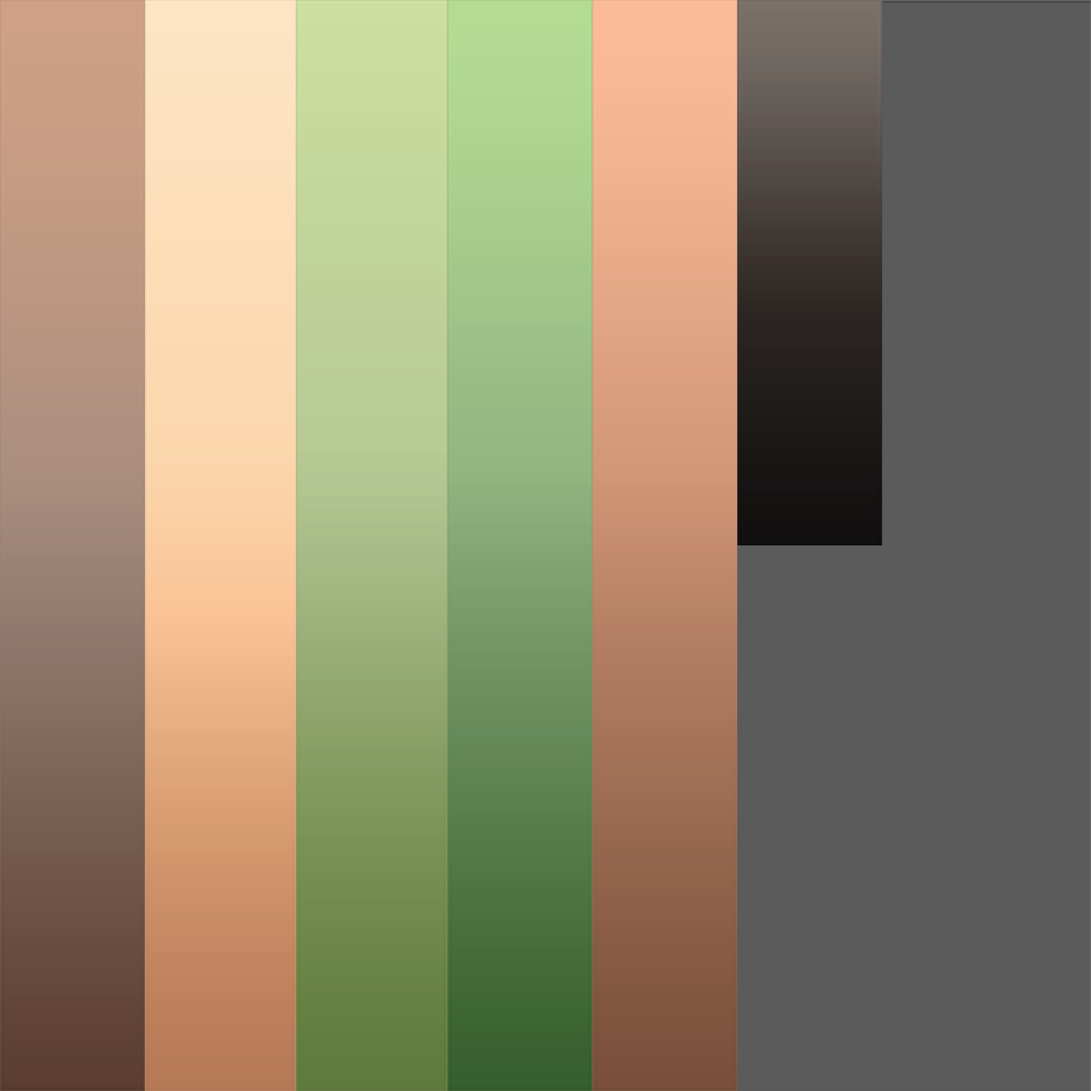
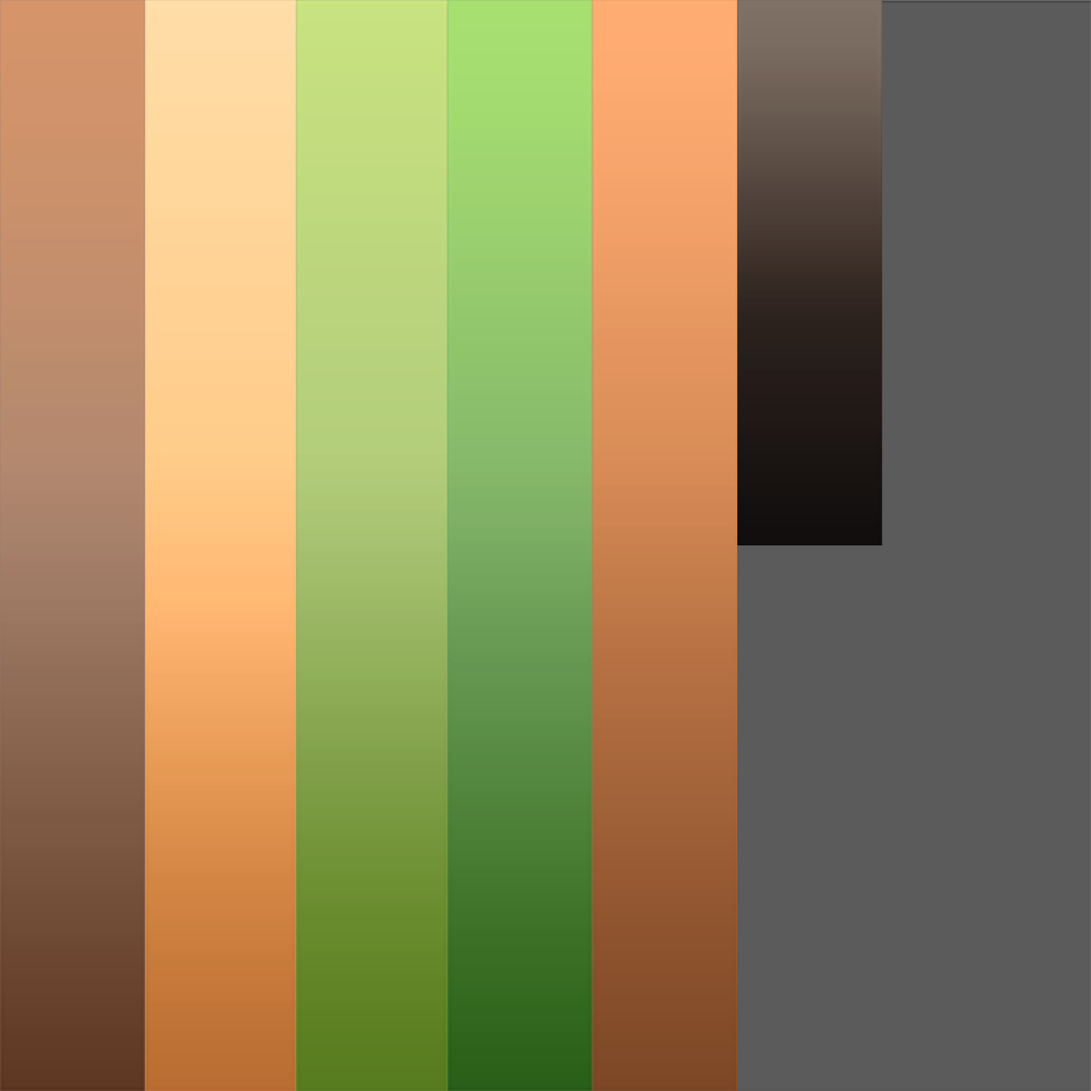
Layered file, before and after one edit (1091x1091). Changes by layer:
pixels changed over left=0, top=0, right=883, bottom=1091 (layer not identified)
